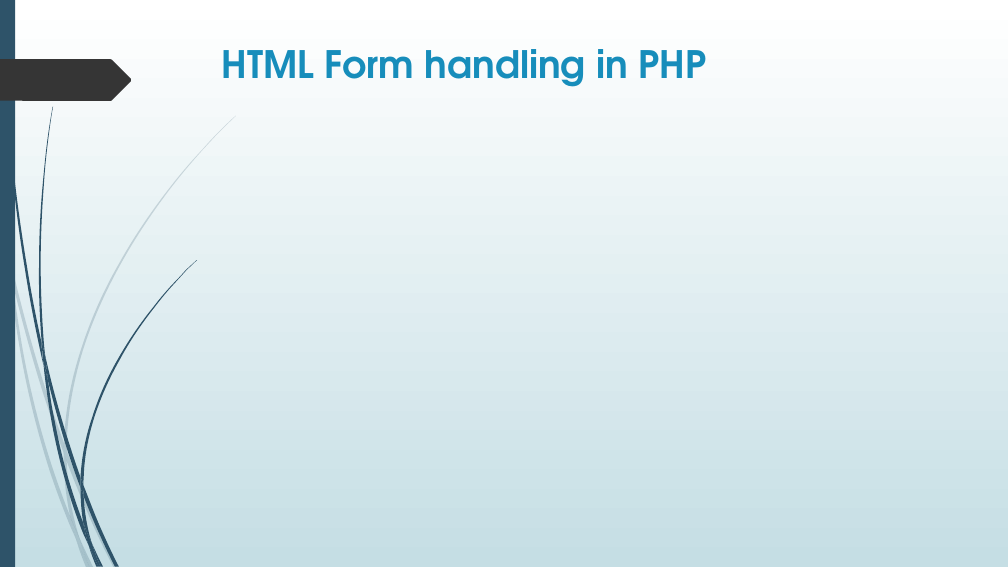
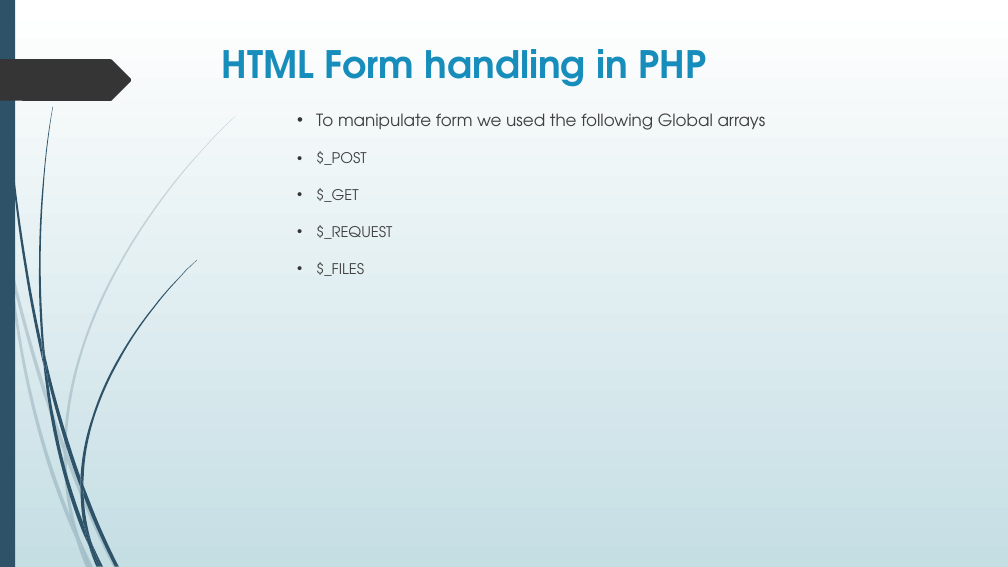
Before and after one commit to amskz401/Web-Batch-01-PNY, a slide deck: slide 31 of Muhammad Farhan (PHP).pptx. Drawn at 1008x567 pixels with LibreOffice and Linux fonts; fonts in the diff are those of the drawing. Boxes give left, top, right and bottom in pixels: in the first picture for what was removed or moved away, otherwise in the second. Text is boxed around its words. In the diff, an @@ line names an element or a change of style, - is before the commit and + after.

```diff
--- a/Muhammad Farhan (PHP).pptx
+++ b/Muhammad Farhan (PHP).pptx
@@ text added at bbox=[316, 113, 766, 276], 16 pt, text #404040 @@
+    • To manipulate form we used the following Global arrays
+    • $_POST
+    • $_GET
+    • $_REQUEST
+    • $_FILES
```
Also in this commit, not shown: 3 other slides changed, 3 other files.
